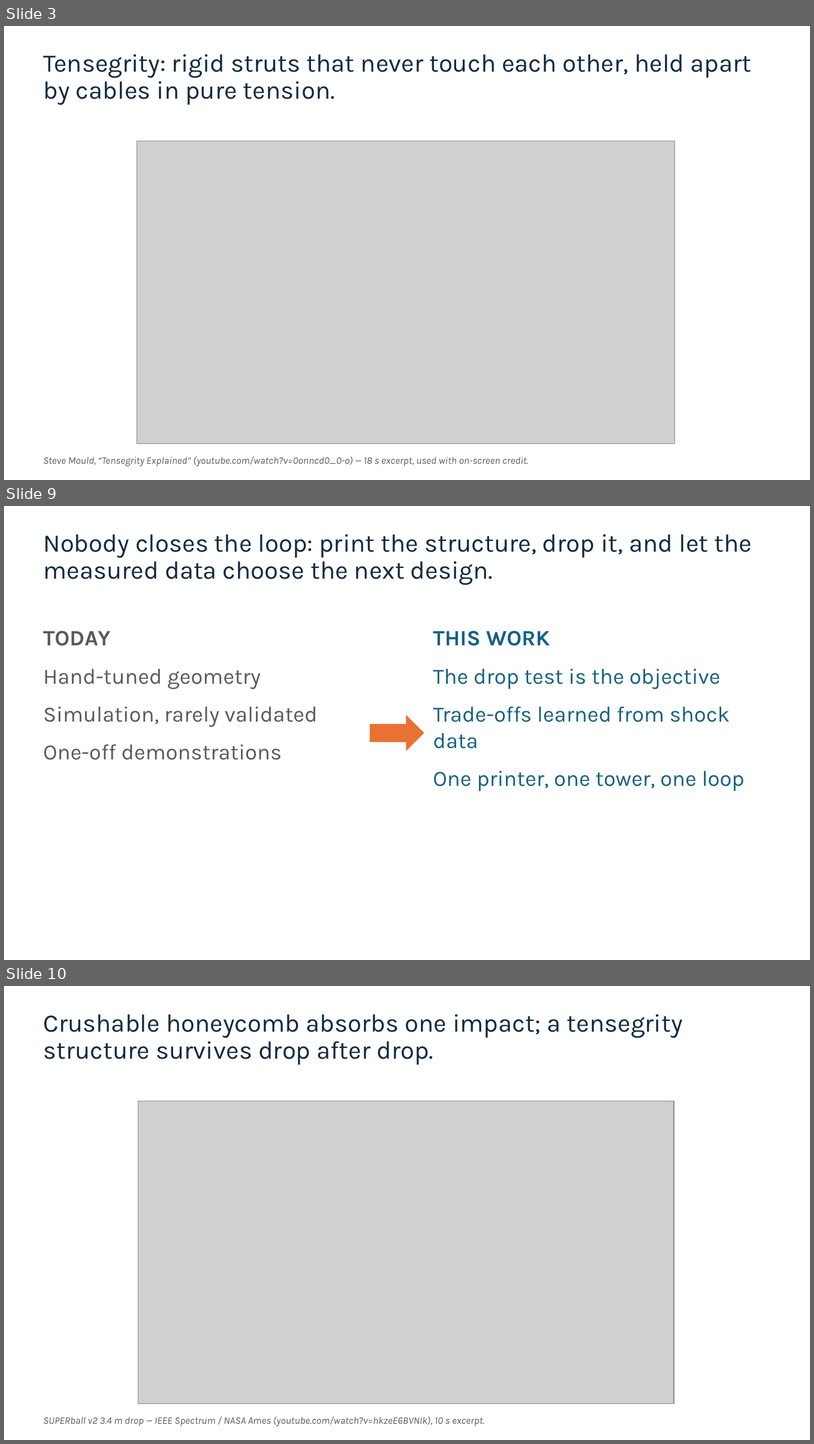
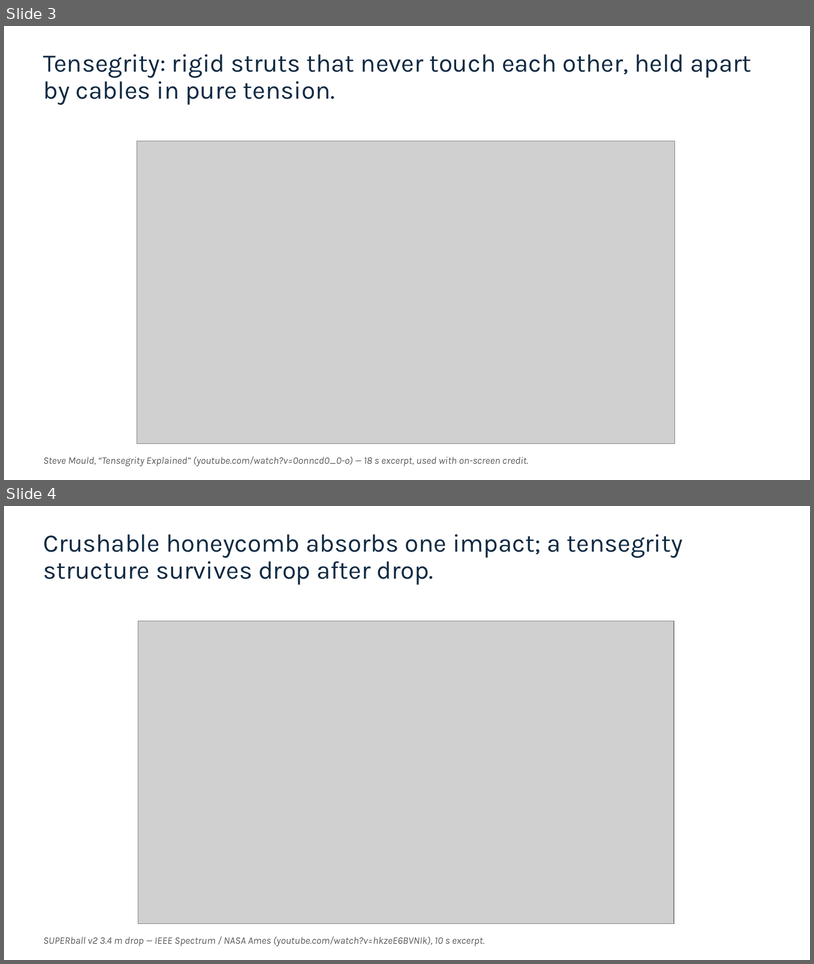
Before and after one commit to vertical-cloud-lab/tensegrity-optimization, a slide deck: presentation/Slide Decks/IDETC Supplement Slides (BO block + gap + video + accel).pptx. Shown one above the other, each under a label of ours: slides 3, 9 and 10 before the commit, slides 3 and 4 after it; the slides between them are not shown. The pictures are 814x1444 and 814x964 pixels, drawn with LibreOffice and Linux fonts; fonts in the diff are those of the drawing; grey boxes stand for pictures. Boxes give left, top, right and bottom in pixels: in the first picture for what was removed or moved away, otherwise in the second. Text is boxed around its words. In the diff, an @@ line names an element or a change of style, - is before the commit and + after.

```diff
--- a/presentation/Slide Decks/IDETC Supplement Slides (BO block + gap + video + accel).pptx
+++ b/presentation/Slide Decks/IDETC Supplement Slides (BO block + gap + video + accel).pptx
@@ slide 9 removed at [4,506,810,960], background #FFFFFF @@
@@ title removed at [43,534,753,585] @@
-Nobody closes the loop: print the structure, drop it, and let the measured data choose the next design.
@@ text removed at [43,631,318,760] @@
-TODAY
-Hand-tuned geometry
-Simulation, rarely validated
-One-off demonstrations
@@ text removed at [433,631,745,791] @@
-THIS WORK
-The drop test is the objective
-Trade-offs learned from shock data
-One printer, one tower, one loop
@@ right arrow removed at [370,715,425,751] @@
@@ what was slide 10 is now slide 4 @@
```
Also in this commit, not shown: 6 slides added, 5 other slides removed, 12 other files.
